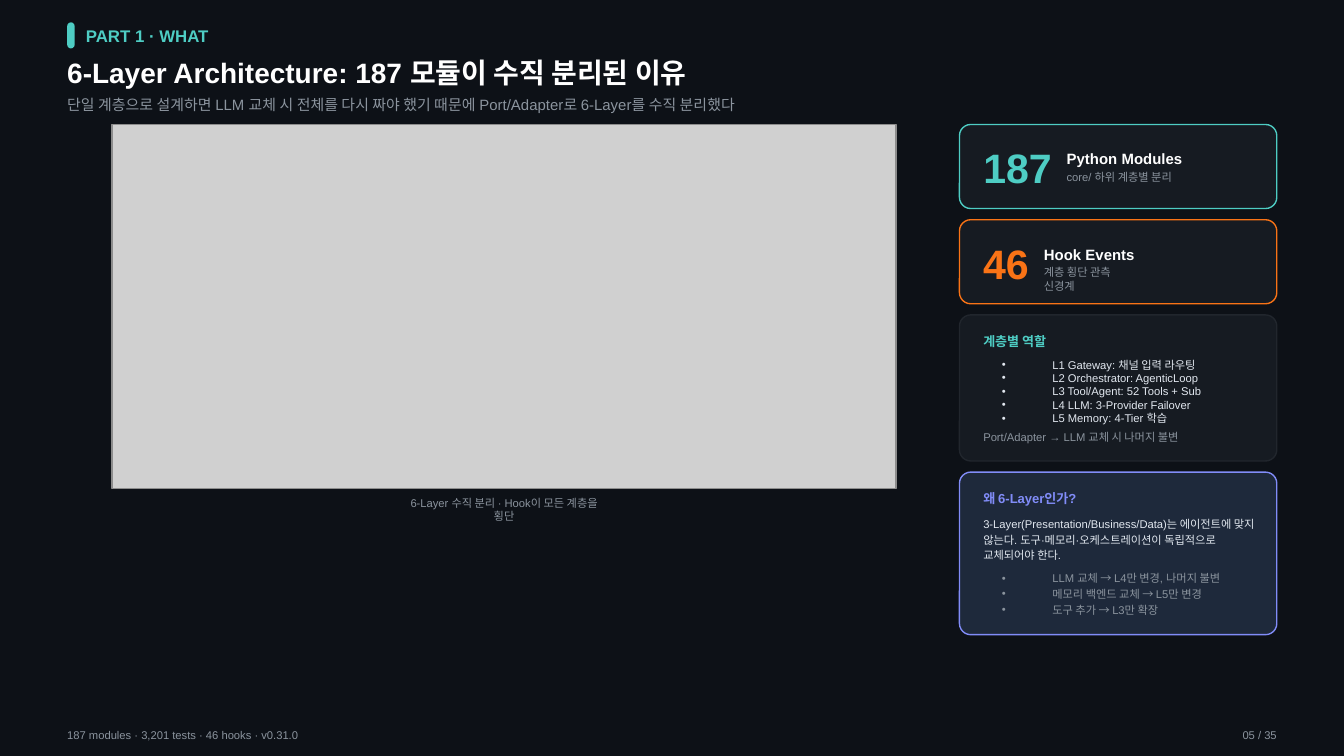
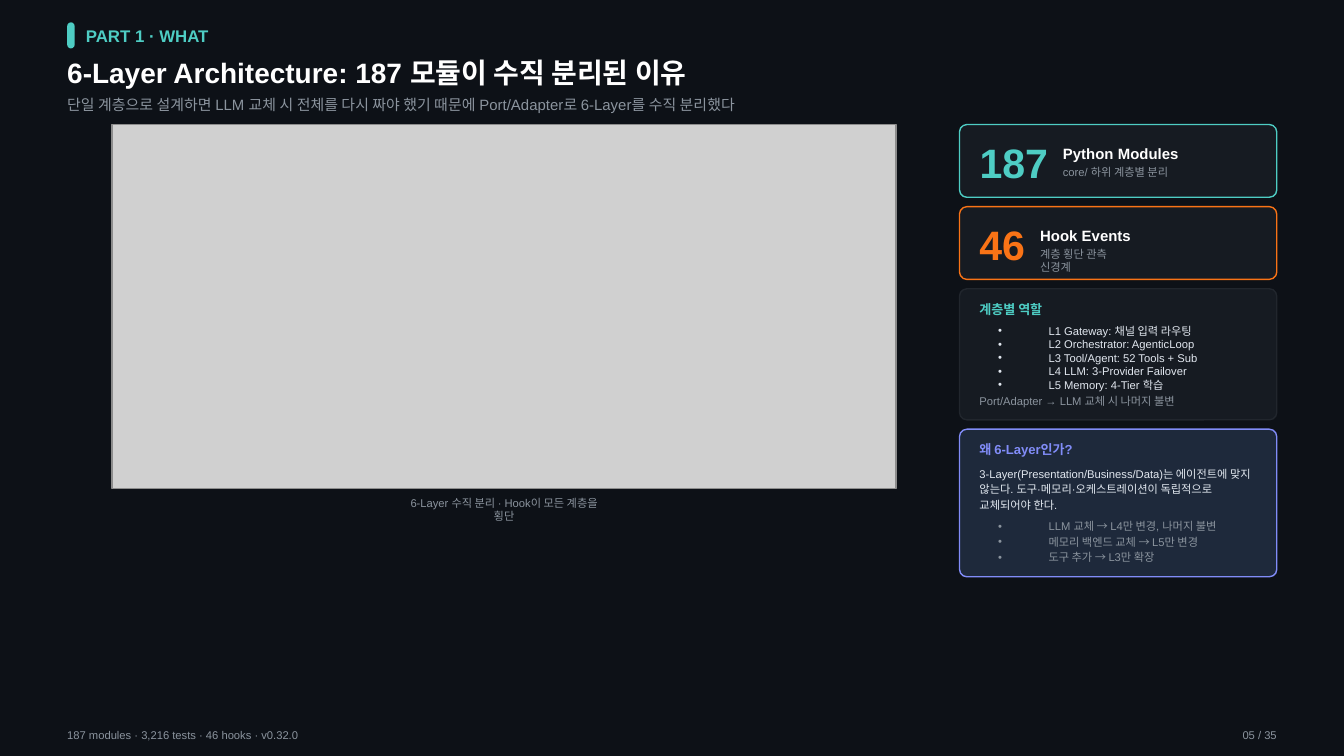
Before and after one commit to mangowhoiscloud/portfolio, a slide deck: slide 5 of geode/versions/v7/GEODE-Portfolio-v030.pptx. Drawn at 1344x756 pixels with LibreOffice and Linux fonts; fonts in the diff are those of the drawing; grey boxes stand for pictures. Boxes give left, top, right and bottom in pixels: in the first picture for what was removed or moved away, otherwise in the second. Text is boxed around its words. In the diff, an @@ line names an element or a change of style, - is before the commit and + after.

```diff
--- a/geode/versions/v7/GEODE-Portfolio-v030.pptx
+++ b/geode/versions/v7/GEODE-Portfolio-v030.pptx
@@ rounded rectangle: place and size @@
-rounded rectangle at bbox=[960, 125, 1277, 208]
+rounded rectangle at bbox=[960, 125, 1277, 198]
@@ 3 texts: place and size @@
-3 texts at bbox=[983, 153, 1183, 184]
+3 texts at bbox=[980, 148, 1179, 179]
@@ rounded rectangle: place and size @@
-rounded rectangle at bbox=[960, 220, 1277, 304]
+rounded rectangle at bbox=[960, 207, 1277, 280]
@@ 3 texts: place and size @@
-3 texts at bbox=[983, 249, 1134, 291]
+3 texts at bbox=[979, 230, 1131, 272]
@@ rounded rectangle: place and size @@
-rounded rectangle at bbox=[960, 314, 1277, 461]
+rounded rectangle at bbox=[960, 289, 1277, 421]
@@ text "계층별 역할": place and size @@
-text "계층별 역할" at bbox=[983, 335, 1046, 347]
+text "계층별 역할" at bbox=[979, 303, 1042, 315]
@@ text "L1 Gateway: 채널 입력 라우팅": place and size @@
-text "L1 Gateway: 채널 입력 라우팅" at bbox=[1052, 359, 1201, 425]
+text "L1 Gateway: 채널 입력 라우팅" at bbox=[1049, 325, 1197, 392]
@@ text "Port/Adapter → LLM 교체 시 ...": place and size @@
-text "Port/Adapter → LLM 교체 시 ..." at bbox=[983, 432, 1179, 443]
+text "Port/Adapter → LLM 교체 시 ..." at bbox=[979, 396, 1175, 407]
@@ proportions changed in 4 elements at bbox=[960, 125, 1277, 198], bbox=[960, 207, 1277, 280], bbox=[960, 289, 1277, 421], bbox=[960, 429, 1277, 577] @@
@@ rounded rectangle: place and size @@
-rounded rectangle at bbox=[960, 472, 1277, 634]
+rounded rectangle at bbox=[960, 429, 1277, 577]
@@ text "왜 6-Layer인가?": place and size @@
-text "왜 6-Layer인가?" at bbox=[983, 492, 1076, 506]
+text "왜 6-Layer인가?" at bbox=[979, 443, 1072, 457]
@@ less space between paragraphs in 4 elements at bbox=[979, 303, 1042, 315], bbox=[979, 396, 1175, 407], bbox=[979, 443, 1072, 457], bbox=[979, 468, 1251, 510] @@
@@ text "3-Layer(Presentation/Business/Data)는 에이전트에 맞지 않는다. 도구·메모리·오케 ...": place and size @@
-text "3-Layer(Presentation/Business/Data)는 에이전트에 맞지 않는다. 도구·메모리·오케 ..." at bbox=[983, 518, 1255, 560]
+text "3-Layer(Presentation/Business/Data)는 에이전트에 맞지 않는다. 도구·메모리·오케 ..." at bbox=[979, 468, 1251, 510]
@@ text "LLM 교체 → L4만 변경, ...": place and size @@
-text "LLM 교체 → L4만 변경, ..." at bbox=[1052, 573, 1221, 615]
+text "LLM 교체 → L4만 변경, ..." at bbox=[1049, 521, 1217, 562]
@@ text at bbox=[67, 731, 298, 740]: text changed @@
-187 modules · 3,201 tests · 46 hooks · v0.31.0
+187 modules · 3,216 tests · 46 hooks · v0.32.0
```
Also in this commit, not shown: 24 other slides changed, 50 other files.
